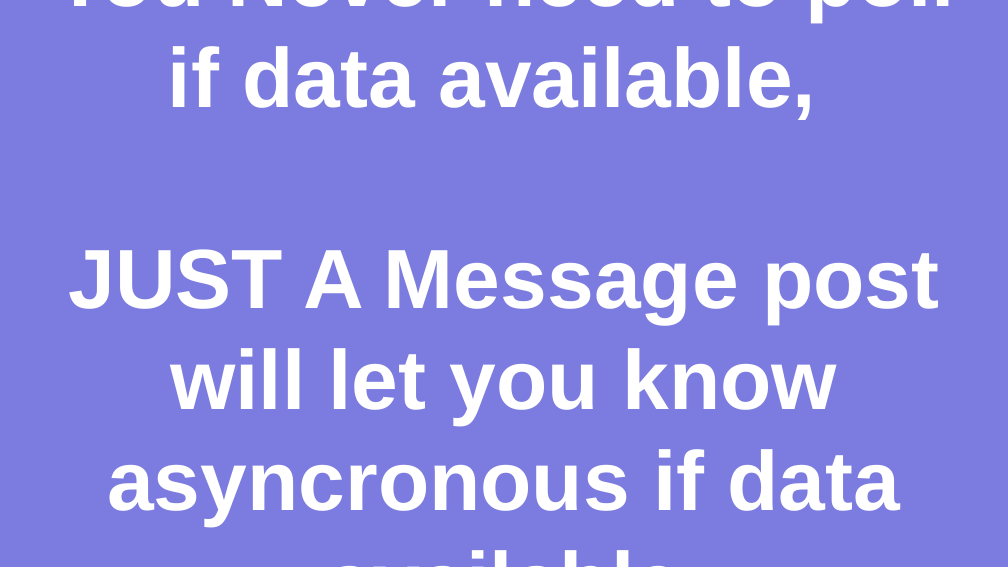
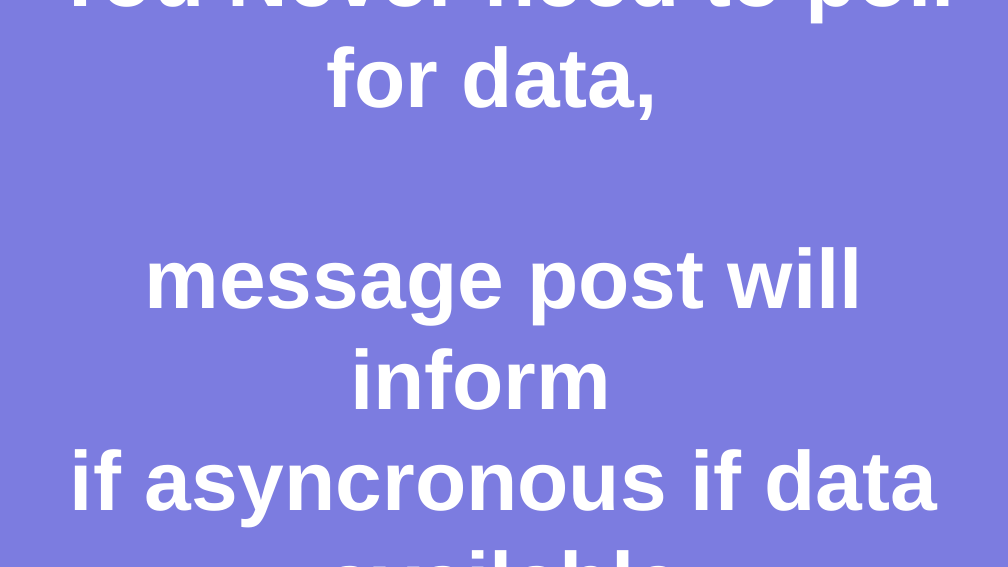
Before and after one commit to natashaiwscope/emulator_v0, a slide deck: slide 10 of ppt/CreateYourOwnApp.pptx. Drawn at 1008x567 pixels with LibreOffice and Linux fonts; fonts in the diff are those of the drawing. Boxes give left, top, right and bottom in pixels: in the first picture for what was removed or moved away, otherwise in the second. Text is boxed around its words. In the diff, an @@ line names an element or a change of style, - is before the commit and + after.

```diff
--- a/ppt/CreateYourOwnApp.pptx
+++ b/ppt/CreateYourOwnApp.pptx
@@ title at box(52, 0, 955, 525): text changed @@
-You Never need to poll if data available,
-JUST A Message post will let you know asyncronous if data available
+You Never need to poll for data,
+message post will inform
+if asyncronous if data available
```
Also in this commit, not shown: 5 other slides changed.
